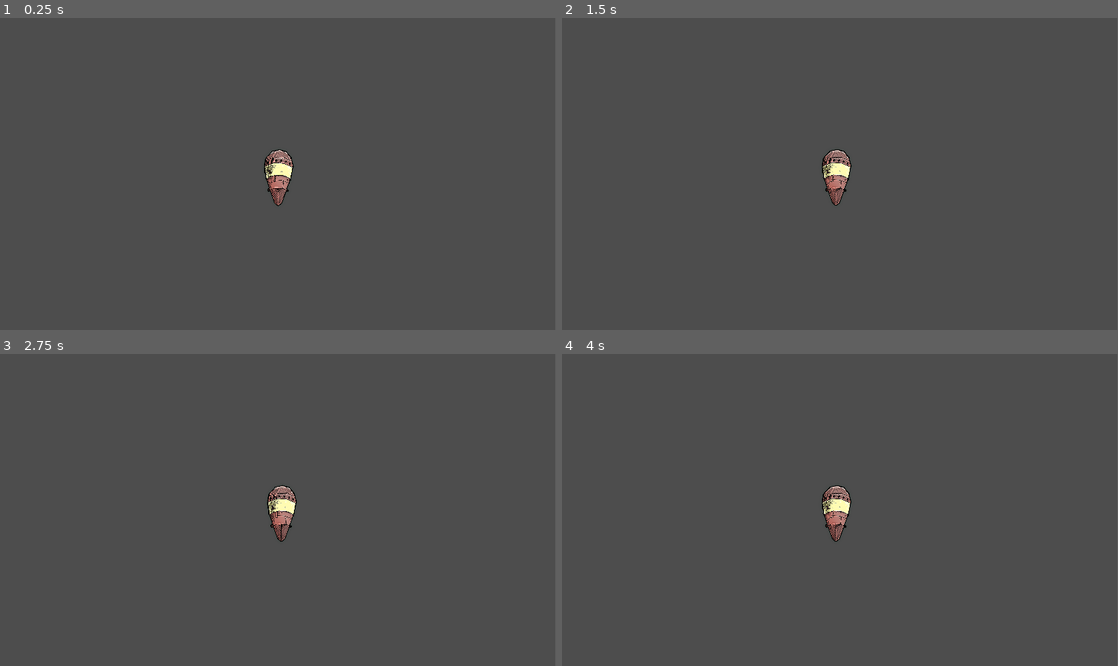
Above: before the commit, frames 1-4 (two rows, left to right).
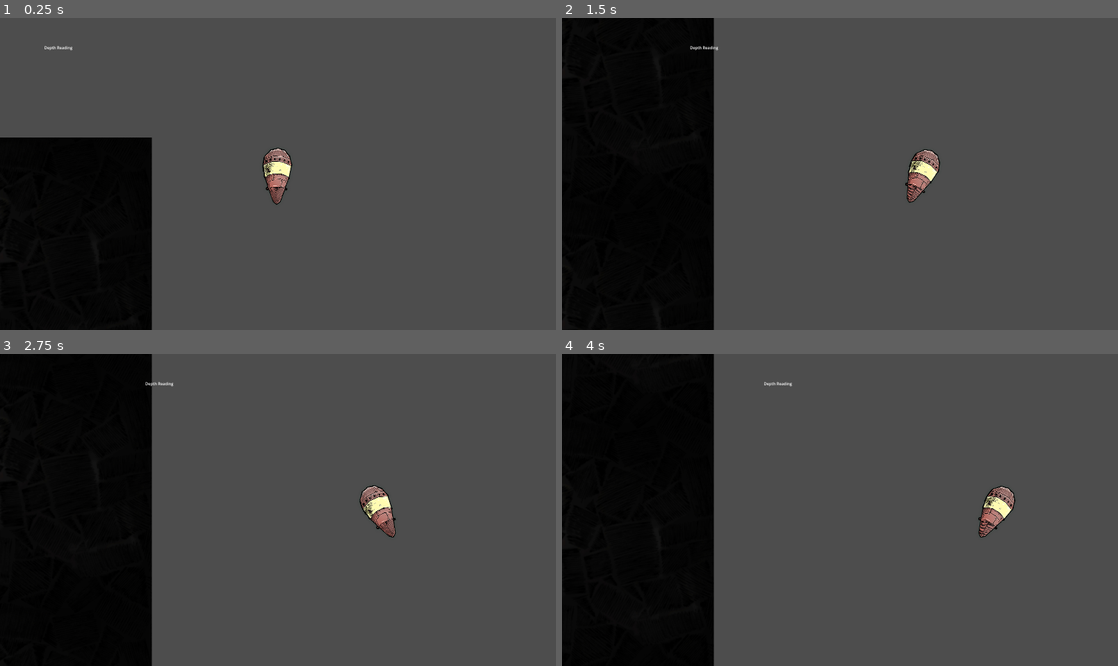
Above: after the commit, the same moments.

Repository: cliftonpatty/pelagi
Game: Godot game, scene res://scenes/world/fishing/ocean.tscn
Same seed, same stepped clock (60 frames per second), same inputs: the game is played once before the commit and once after it.
Inputs (mouse positions are in pixels of both pictures, inside the frame that each line leads up to):
- Up to frame 1 (0.25 s): no input
- Up to frame 2 (1.5 s): move the mouse to (962, 158) at 0.52 s; hold Right (ui_right) 0.53-1.28 s; click (962, 158) at 0.67 s; move the mouse to (728, 189) at 1.27 s; hold Left (ui_left) from 1.28 s (still down)
- Up to frame 3 (2.75 s): move the mouse to (333, 441) at 2.02 s; release Left (ui_left) at 2.03 s; hold Right (ui_right) from 2.03 s (still down)
- Up to frame 4 (4 s): move the mouse to (812, 572) at 2.77 s; click (812, 572) at 2.92 s; move the mouse to (1006, 556) at 3.52 s; release Right (ui_right) at 3.53 s; hold Left (ui_left) from 3.53 s (still down)
In our replay, the window is 799x449 before the commit and 800x449 after it. These sizes can differ from the game's own. Grey fills any space a smaller window leaves; there, only what the larger window draws over its background counts as a difference.

The runs differ from the first frame. In frame 1, 17% of the frame differs, in the area x 0-53%, y 8-100%; in frame 2, 29%; in frame 3, 29%; in frame 4, 29%, in the area x 0-82%, y 0-100%.

Commit message:
got stuck trying to fix a jittering problem that didn't even exist.

Diff:
--- a/project.godot
+++ b/project.godot
@@ -19,12 +19,18 @@
 
 Globals="*res://scripts/globals/globals.gd"
 
+[debug]
+
+gdscript/warnings/unused_variable=0
+gdscript/warnings/integer_division=0
+
 [display]
 
 window/size/viewport_width=1920
 window/size/viewport_height=1080
+window/stretch/mode="viewport"
 window/stretch/scale=0.85
 
-[rendering]
+[editor_plugins]
 
-renderer/rendering_method="mobile"
+enabled=PackedStringArray("res://addons/ColorPreview/plugin.cfg")
--- a/scenes/player/player.gd
+++ b/scenes/player/player.gd
@@ -1,12 +1,9 @@
 extends CharacterBody2D
 
+#Body and Collision-------------------------------------------------------------
 
-const SPEED = 300.0
-const JUMP_VELOCITY = -400.0
 
-# Get the gravity from the project settings to be synced with RigidBody nodes.
-var gravity: int = ProjectSettings.get_setting("physics/2d/default_gravity")
-
+const SPEED = 600.0
 
 func _physics_process(delta: float) -> void:
 	position.y += Globals.dropSpeed
@@ -18,4 +15,22 @@
 	else:
 		velocity.x = move_toward(velocity.x, 0, SPEED)
 
+	apply_sprite_rotation(delta)
+
 	move_and_slide()
+
+func apply_sprite_rotation(delta):
+	if velocity.x > 0:
+		rotation = lerp_sprite(-0.5, delta)
+	elif velocity.x < 0:
+		rotation = lerp_sprite(0.5, delta)
+	elif velocity.x > 0:
+		rotation = lerp_sprite(0.5, delta)
+	elif velocity.x < 0:
+		rotation = lerp_sprite(-0.5, delta)
+	else:
+		rotation = lerp_sprite(0, delta)
+
+#Smooth rotation on movement
+func lerp_sprite( target, delta ):
+	return lerp_angle( rotation, target, ( 10 * delta) )
--- a/scenes/player/player.tscn
+++ b/scenes/player/player.tscn
@@ -18,3 +18,5 @@
 
 [node name="CollisionShape2D" type="CollisionShape2D" parent="."]
 shape = SubResource("CapsuleShape2D_tkqo6")
+
+[node name="Body" type="Node2D" parent="."]
--- a/scenes/world/fishing/ocean.gd
+++ b/scenes/world/fishing/ocean.gd
@@ -4,4 +4,4 @@
 @onready var camera: Camera2D = $Camera2D
 
 func _physics_process(delta: float) -> void:
-	camera.position = lerp( camera.position, player.position, 20 * delta )
+	camera.position = player.position
--- a/scenes/world/fishing/ocean.tscn
+++ b/scenes/world/fishing/ocean.tscn
@@ -1,14 +1,38 @@
-[gd_scene load_steps=3 format=3 uid="uid://liicqsy504wo"]
+[gd_scene load_steps=4 format=3 uid="uid://liicqsy504wo"]
 
 [ext_resource type="PackedScene" uid="uid://dv6q0wn7wrkvg" path="res://scenes/player/player.tscn" id="1_2kdgh"]
 [ext_resource type="Script" path="res://scenes/world/fishing/ocean.gd" id="1_3dxfq"]
+[ext_resource type="PackedScene" uid="uid://bw5w7wh8swj1v" path="res://scenes/world/fishing/world_generation/world_generator.tscn" id="3_65yjv"]
 
 [node name="Ocean" type="Node2D"]
 script = ExtResource("1_3dxfq")
 
+[node name="Camera2D" type="Camera2D" parent="."]
+top_level = true
+position = Vector2(1512, 8)
+current = true
+process_callback = 0
+drag_horizontal_enabled = true
+drag_left_margin = 0.8
+drag_right_margin = 0.8
+editor_draw_drag_margin = true
+
+[node name="Control" type="Control" parent="Camera2D"]
+layout_mode = 3
+anchors_preset = 0
+offset_left = -944.0
+offset_top = -526.0
+offset_right = 940.0
+offset_bottom = 524.0
+
+[node name="RichTextLabel" type="RichTextLabel" parent="Camera2D/Control"]
+layout_mode = 0
+offset_right = 224.0
+offset_bottom = 82.0
+text = "Depth Reading"
+
 [node name="Player" parent="." instance=ExtResource("1_2kdgh")]
-position = Vector2(999, 425)
+position = Vector2(1507, 9)
 
-[node name="Camera2D" type="Camera2D" parent="."]
-current = true
-rotation_smoothing_enabled = true
+[node name="world_generator" parent="." instance=ExtResource("3_65yjv")]
+wall_size = Vector2(2, 40)
--- a/scenes/world/fishing/world_generation/cave_walls.gd
+++ b/scenes/world/fishing/world_generation/cave_walls.gd
@@ -2,17 +2,20 @@
 
 var wall_height: int
 var wall_width: int
-var color: color
+var childTexture: CompressedTexture2D
+var myPoly: Polygon2D
+
 @onready var col: CollisionShape2D = $CollisionShape2D
-#@onready var polygon: Polygon2D = $Polygon2D
+
 
 func set_extents() -> void:
+	print('CHILD??', childTexture)
 	col.shape.extents.y = wall_height/2
 	col.shape.extents.x = wall_width/2
 	col.position.y = wall_height/2
-	var newPoly = Polygon2D.new()
-	self.add_child(newPoly)
-	newPoly.set_polygon(
+	myPoly = Polygon2D.new()
+	self.add_child(myPoly)
+	myPoly.set_polygon(
 		PackedVector2Array(
 			[
 			Vector2( -(wall_width/2), 0 ),
@@ -22,5 +25,9 @@
 			]
 			)
 		)
+	myPoly.set_texture(childTexture)
+	myPoly.texture_scale = Vector2(1,1)
+	myPoly.texture_repeat = CanvasItem.TEXTURE_REPEAT_ENABLED
+	myPoly.texture_filter = CanvasItem.TEXTURE_FILTER_LINEAR_WITH_MIPMAPS_ANISOTROPIC
 	#polygon.set_polygon(polygon.get_polygon())
 	#print( polygon.get_polygon()[2] )
--- a/scenes/world/fishing/world_generation/cave_walls.tscn
+++ b/scenes/world/fishing/world_generation/cave_walls.tscn
@@ -2,13 +2,11 @@
 
 [ext_resource type="Script" path="res://scenes/world/fishing/world_generation/cave_walls.gd" id="1_3ql0a"]
 
-[sub_resource type="RectangleShape2D" id="RectangleShape2D_k5hup"]
+[sub_resource type="RectangleShape2D" id="RectangleShape2D_w7708"]
 size = Vector2(20, 32.944)
 
 [node name="cave_walls" type="StaticBody2D"]
 script = ExtResource("1_3ql0a")
 
 [node name="CollisionShape2D" type="CollisionShape2D" parent="."]
-shape = SubResource("RectangleShape2D_k5hup")
-
-[node name="Polygon2D" type="Polygon2D" parent="CollisionShape2D"]
+shape = SubResource("RectangleShape2D_w7708")
--- a/scenes/world/fishing/world_generation/world_generator.gd
+++ b/scenes/world/fishing/world_generation/world_generator.gd
@@ -2,24 +2,32 @@
 
 var depth: int
 var wall_segment = preload("res://scenes/world/fishing/world_generation/cave_walls.tscn")
-@export var wall_size: Vector2 = Vector2( 200, 1000 )
+@export var wall_size: Vector2 = Vector2( 2, 50 )
+@onready @export var parentTexture: CompressedTexture2D
 
 # Called when the node enters the scene tree for the first time.
 func _ready() -> void:
+	wall_size *= 1000
 	depth = Globals.depth
 	var curDepth = 0
 	while curDepth < depth:
-		var newWall = wall_segment.instantiate()
-		self.add_child(newWall)
-		newWall.wall_height = wall_size.y
-		newWall.wall_width = wall_size.x
+		make_a_wall(curDepth, 0)
+		make_a_wall(curDepth, 4000)
+		curDepth += wall_size.y
 
-		# Function internal to the 'cave_walls' scene, just initializes
-		#everything once variables are set
-		newWall.set_extents()
+func make_a_wall(curDepth, offset) -> void:
+	var newWall = wall_segment.instantiate()
+	self.add_child(newWall)
 
-		newWall.global_position.y = curDepth
-		newWall.global_position.x = 150
-		curDepth += wall_size.y + 5
+	#Pass values down to new wall before running init function
+	newWall.wall_height = wall_size.y
+	newWall.wall_width = wall_size.x
+	newWall.childTexture = parentTexture
 
-		print('hey')
+	# Function internal to the 'cave_walls' scene, just initializes
+	#everything once variables are set
+
+	newWall.set_extents()
+
+	newWall.global_position.y = curDepth
+	newWall.global_position.x = offset
--- a/scenes/world/fishing/world_generation/world_generator.tscn
+++ b/scenes/world/fishing/world_generation/world_generator.tscn
@@ -1,6 +1,8 @@
-[gd_scene load_steps=2 format=3 uid="uid://bw5w7wh8swj1v"]
+[gd_scene load_steps=3 format=3 uid="uid://bw5w7wh8swj1v"]
 
 [ext_resource type="Script" path="res://scenes/world/fishing/world_generation/world_generator.gd" id="1_fxt2u"]
+[ext_resource type="Texture2D" uid="uid://bjjr30vs1koha" path="res://assets/textures/sketched_bkg.jpg" id="2_te35n"]
 
 [node name="world_generator" type="Node2D"]
 script = ExtResource("1_fxt2u")
+parentTexture = ExtResource("2_te35n")
--- a/scripts/globals/globals.gd
+++ b/scripts/globals/globals.gd
@@ -1,4 +1,4 @@
 extends Node
 
-var dropSpeed = 5
+var dropSpeed = 10
 var depth = 2000
Not shown, added: addons/ColorPreview/ColorPreview.gd
Not shown, added: addons/ColorPreview/Picker.tscn
Not shown, added: addons/ColorPreview/plugin.cfg
Binary file added: assets/textures/sketched_bkg.jpg
Not shown, added: assets/textures/sketched_bkg.jpg.import
